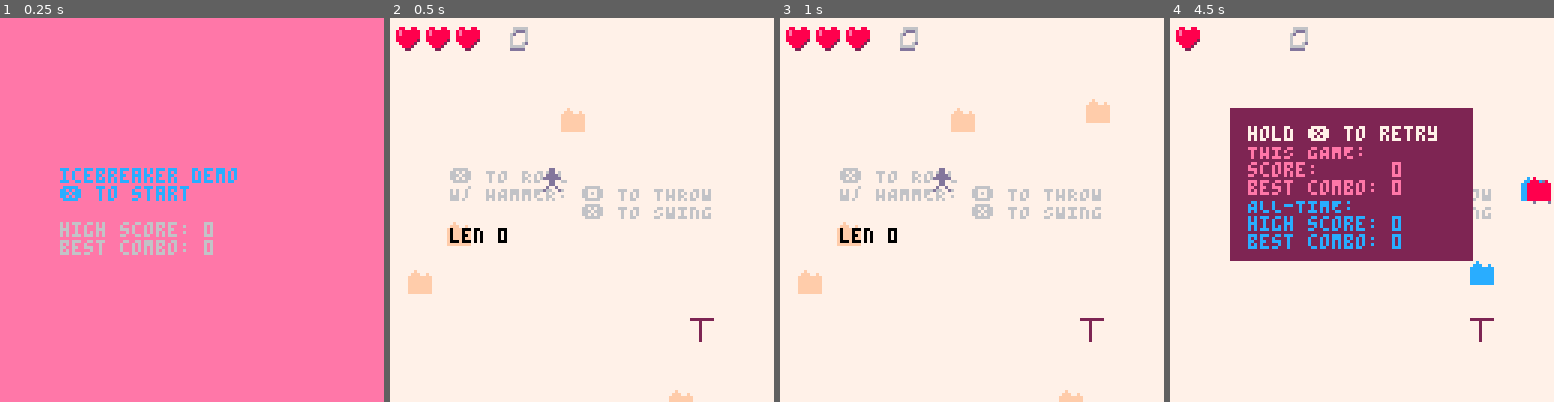
Above: before the commit, frames 1-4 (left to right).
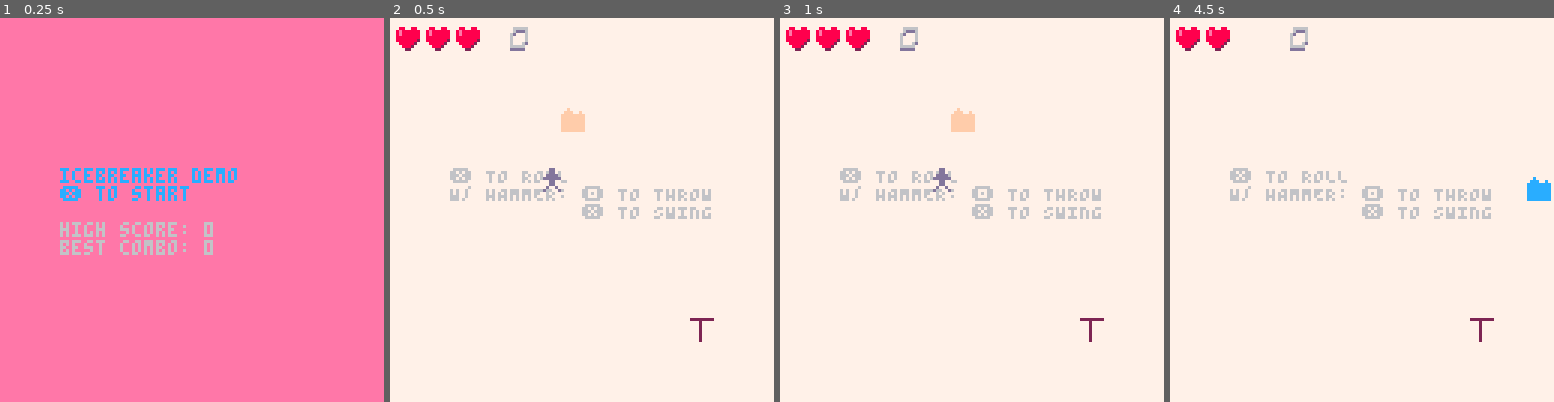
Above: after the commit, the same moments.

Repository: wsasaki01/icebreaker
Game: PICO-8 cartridge p2/icebreaker-p2.p8
Same seed, same stepped clock (60 frames per second), same inputs: the game is played once before the commit and once after it.
Inputs:
- Up to frame 1 (0.25 s): no input
- Up to frame 2 (0.5 s): tap X (X key) at 0.33 s
- Up to frame 3 (1 s): tap O (Z key) at 0.7 s
- Up to frame 4 (4.5 s): tap X (X key) at 1.07, 1.85, 2.97, 4.08 s; hold Right 1.6-2.1 s; tap O (Z key) every 0.4 s from 1.7 to 4.1 s; hold Up 2.15-2.42 s; hold Right 2.47-3.03 s; hold Left 3.08-3.58 s; hold Down 3.63-3.97 s; hold Right from 4.02 s (still down)

Frame 1 is identical in both runs. In frame 2, 0.9% of the frame differs, in the area x 4-79%, y 53-100%; in frame 3, 1.2%; in frame 4, 25%, in the area x 9-100%, y 2-70%.

Commit message:
Adjust difficulty and heart drops

Diff:
--- a/p2/draw.lua
+++ b/p2/draw.lua
@@ -53,7 +53,6 @@
 
         cursor(20, 70, 0)
         log({
-            "len "..#hearts
         })
     elseif retry then
         rectfill(20, 30, 100, 80, 2)
--- a/p2/init.lua
+++ b/p2/init.lua
@@ -16,7 +16,7 @@
     h_a_len = 0.3
     h_a_size = 4
 
-    e_init_cnt = 5
+    e_init_cnt = 1
     e_s_min = 0.4
     e_s_max = 1
     e_range = e_s_max - e_s_min
--- a/p2/player.lua
+++ b/p2/player.lua
@@ -4,7 +4,7 @@
         x = 50, xw = 8,
         y = 50, yw = 8,
         score = 0, multi = 1, combo_rec = 0,
-        health = 3, max_health = 5,
+        health = 3, max_health = 3,
 
         combo_cnt = 0,
         combo_fr = 60,
--- a/p2/setup.lua
+++ b/p2/setup.lua
@@ -7,4 +7,7 @@
     enemies = {}
     hit_signs = {}
     hearts = {}
+
+    sh_str1 = 0
+    sh_str2 = 0
 end
--- a/p2/update.lua
+++ b/p2/update.lua
@@ -15,11 +15,17 @@
             end
         else
             -- difficulty scaling
-            if 1000 < p.score and p.score <= 2000 then
+            if 200 < p.score and p.score <= 500 then
+                e_cnt = 3
+            elseif 1000 < p.score and p.score <= 1500 then
+                e_cnt = 4
+            elseif 1500 < p.score and p.score <= 2000 then
                 e_cnt = 6
-            elseif 2000 < p.score and p.score <= 3000 then
-                e_cnt = 8
-            elseif 3000 < p.score then
+            elseif 2000 < p.score and p.score <= 3500 then
+                e_cnt = 7
+            elseif 3500 < p.score and p.score <= 4000 then
+                e_cnt = 9
+            elseif 4000 < p.score then
                 e_cnt = 10
             end
 
